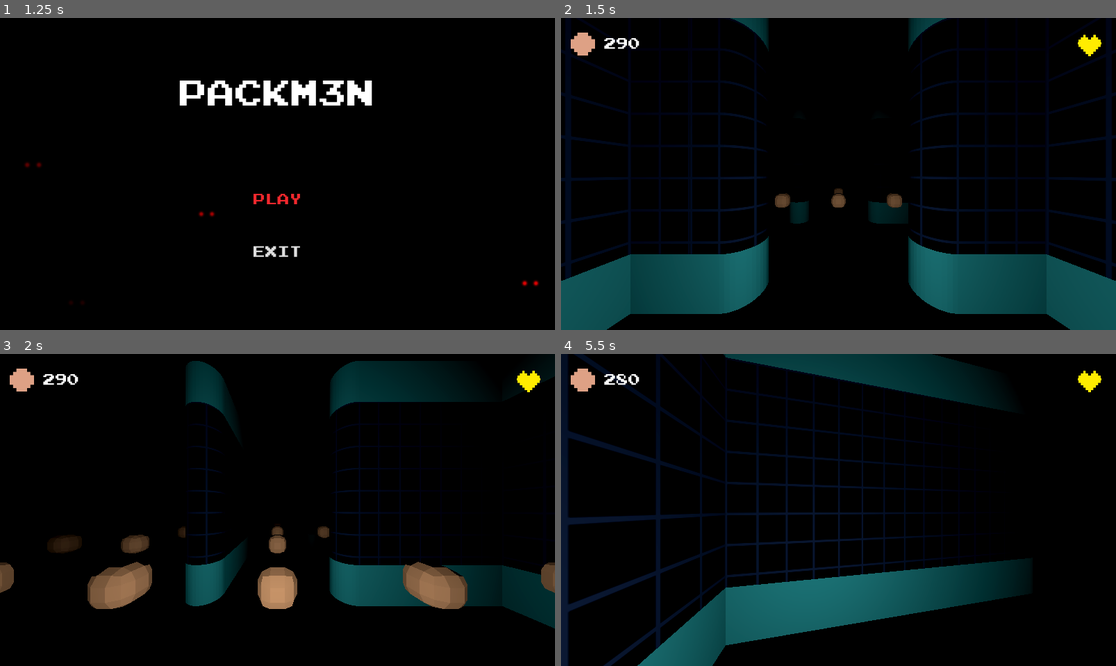
Above: before the commit, frames 1-4 (two rows, left to right).
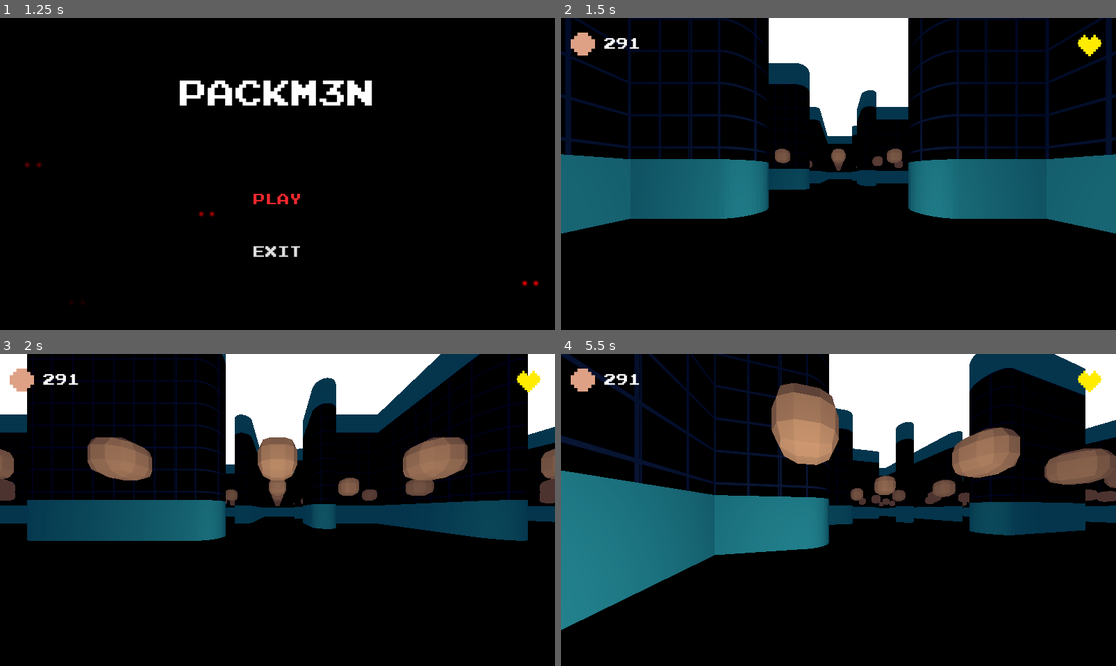
Above: after the commit, the same moments.

Repository: 21RM/Y4S1-JD-Packman
Game: Godot game, scene res://Scenes/UI/MainMenu/main_menu.tscn
The game is run twice, just before and just after one commit, with the same random seed, the same clock (stepped at 60 frames per second) and the same inputs. Sound files missing from this copy of the repository are replaced by a short silence.
Inputs (mouse positions are in pixels of both pictures, inside the frame that each line leads up to):
- Up to frame 1 (1.25 s): click "PLAY" at 0.5 s
- Up to frame 2 (1.5 s): click "PLAY" at 1.25 s
- Up to frame 3 (2 s): no input
- Up to frame 4 (5.5 s): move the mouse to (960, 494) at 2.02 s; hold D (move_right) 2.03-2.78 s; hold W (look_back) 2.03-2.78 s; click (960, 494) at 2.17 s; move the mouse to (727, 525) at 2.77 s; hold S (move_backwards) 2.78-3.53 s; tap C (toggle_camera) at 2.85, 4.35 s; move the mouse to (894, 441) at 3.52 s; hold W (look_back) 3.53-4.28 s; hold D (move_right) 3.53-5.03 s; tap Enter at 4.25 s; move the mouse to (810, 572) at 4.27 s; click (810, 572) at 4.42 s; move the mouse to (1005, 556) at 5.02 s; hold A (move_left) from 5.03 s (still down); hold W (look_back) from 5.03 s (still down)

Frame 1 is identical in both runs. In frame 2, 43% of the frame differs, in the area x 0-100%, y 0-100%; in frame 3, 40%; in frame 4, 51%.

Commit message:
doorway has been opened

Diff:
--- a/3d-packman/Scenes/Global/UtilsGrid.gd
+++ b/3d-packman/Scenes/Global/UtilsGrid.gd
@@ -7,7 +7,9 @@
 var grid_size_z: int = 25
 
 var player_spawn: Rect2i = Rect2i(13, 8, 5, 5)
-var ghosts_spawn: Rect2i = Rect2i(13, 20, 5, 5)
+var ghosts_spawn: Rect2i = Rect2i(13, 16, 5, 5)
+var door_direction: int = randi() % 4
+var door: Rect2i = get_door_rect(door_direction)
 var ghost_spawn_room_door: Vector2i = Vector2i.ZERO
 
 var wall_density: float = 0.7
@@ -16,7 +18,7 @@
 var reserved_cells: Array[Vector2i]
 const DIRS: Array[Vector2i] = [Vector2i(0, -1),Vector2i(1, 0),Vector2i(0, 1),Vector2i(-1, 0)]
 
-# Maze generation:
+# Maze generation:transition_black
 var straight_bias: float = 0.90
 var extra_loop_ration: float = 0.20
 var target_max_deadends: int = 3
@@ -43,7 +45,10 @@
 
 
 func cell_walkable(cell: Vector2i) -> bool:
-	return in_bounds(cell.x, cell.y) and grid[idx(cell.x, cell.y)] == 0
+	if cell.x >= 0 and cell.x < grid_size_x \
+	and cell.y >= 0 and cell.y < grid_size_z:
+		return grid[idx(cell.x, cell.y)] == 0
+	return true
 
 
 
@@ -64,6 +69,33 @@
 	var sx: int = rect.size.x
 	return Vector2i(px+sx/2, pz)
 
+func get_door_rect(door_dir: int) -> Rect2i:
+	var cx = int(grid_size_x / 2)
+	var cz = int(grid_size_z / 2)
+
+	match door_dir:
+		0: # North
+			var width = 4 if grid_size_x % 2 == 0 else 3
+			var x = cx - int(width / 2)
+			return Rect2i(Vector2i(x, 0), Vector2i(width, 1))
+
+		1: # East
+			var height = 4 if grid_size_z % 2 == 0 else 3
+			var z = cz - int(height / 2)
+			return Rect2i(Vector2i(grid_size_x - 1, z), Vector2i(1, height))
+
+		2: # South
+			var width = 4 if grid_size_x % 2 == 0 else 3
+			var x = cx - int(width / 2)
+			return Rect2i(Vector2i(x, grid_size_z - 1), Vector2i(width, 1))
+
+		3: # West
+			var height = 4 if grid_size_z % 2 == 0 else 3
+			var z = cz - int(height / 2)
+			return Rect2i(Vector2i(0, z), Vector2i(1, height))
+
+		_:
+			return Rect2i()
 
 func can_walk_to_neighbor_cell(current_cell: Vector2i, target_cell: Vector2i) -> bool:
 	if !cell_walkable(target_cell):
@@ -326,6 +358,7 @@
 		dirs[i] = dirs[j]
 		dirs[j] = temp
 
+
 '''
 ------------- RESERVED FUNCTIONS -----------------
 '''
--- a/3d-packman/Scenes/Player/packman.tscn
+++ b/3d-packman/Scenes/Player/packman.tscn
@@ -22,6 +22,7 @@
 
 [node name="Colision" type="CollisionShape3D" parent="."]
 shape = SubResource("CapsuleShape3D_jn0p0")
+disabled = true
 
 [node name="Camera" type="Camera3D" parent="."]
 transform = Transform3D(1, 0, 0, 0, 1, 0, 0, 0, 1, 0, 0.47, 0)
--- /dev/null
+++ b/3d-packman/Scenes/World/Walls/world_door.tscn
@@ -0,0 +1,3 @@
+[gd_scene format=3 uid="uid://bml5ovpse7lrf"]
+
+[node name="WorldDoor" type="Node3D"]
--- a/3d-packman/Scenes/World/world.gd
+++ b/3d-packman/Scenes/World/world.gd
@@ -3,6 +3,7 @@
 @export_category("Scenes")
 @export var wall_scene: PackedScene
 @export var door_scene: PackedScene
+@export var world_door_scene: PackedScene
 @export var ghost_scene: PackedScene
 @export var dot_scene: PackedScene
 @export var energizer_scene: PackedScene
@@ -41,7 +42,6 @@
 
 
 func _ready() -> void:
-
 	Input.set_mouse_mode(Input.MOUSE_MODE_HIDDEN)
 
 	rng = RandomNumberGenerator.new()
@@ -51,7 +51,9 @@
 		rng.seed = game_seed
 
 	UtilsGrid.build_grid(rng)
+	print(UtilsGrid.grid.size())
 	instantiate_walls()
+	instantiate_world_door()
 	ghosts_spawn = get_ghosts_spawn()
 	instantiate_ghosts()
 	instantiate_energizers()
@@ -94,18 +96,72 @@
 	var x_offset: float = (UtilsGrid.grid_size_x * UtilsGrid.cell_size) * 0.5
 	var z_offset: float = (UtilsGrid.grid_size_z * UtilsGrid.cell_size) * 0.5
 
-	UtilsGrid.grid_origin = Vector3(-x_offset + UtilsGrid.cell_size * 0.5, 0.0, -z_offset + UtilsGrid.cell_size * 0.5)
+	UtilsGrid.grid_origin = Vector3(
+		-x_offset + UtilsGrid.cell_size * 0.5,
+		0.0,
+		-z_offset + UtilsGrid.cell_size * 0.5
+	)
+
+	# Get door rectangle from UtilsGrid
+	var door_rect: Rect2i = UtilsGrid.get_door_rect(UtilsGrid.door_direction)
+	var has_door: bool = door_rect.size != Vector2i.ZERO
 
 	for x in range(UtilsGrid.grid_size_x):
 		for z in range(UtilsGrid.grid_size_z):
+			if has_door:
+				if x >= door_rect.position.x and x < door_rect.position.x + door_rect.size.x \
+				and z >= door_rect.position.y and z < door_rect.position.y + door_rect.size.y:
+					UtilsGrid.grid[UtilsGrid.idx(x, z)] = 0
+
 			if UtilsGrid.grid[UtilsGrid.idx(x, z)] == 1:
 				var wall: StaticBody3D = wall_scene.instantiate()
-				var wall_x: float = (x*UtilsGrid.cell_size) - x_offset + UtilsGrid.cell_size*0.5
-				var wall_z: float = (z*UtilsGrid.cell_size) - z_offset + UtilsGrid.cell_size*0.5
-				wall.position = Vector3(wall_x, 0, wall_z)
+				var wall_x: float = (x * UtilsGrid.cell_size) - x_offset + UtilsGrid.cell_size * 0.5
+				var wall_z: float = (z * UtilsGrid.cell_size) - z_offset + UtilsGrid.cell_size * 0.5
+				wall.position = Vector3(wall_x, 0.0, wall_z)
 				wall.build(Vector2i(x, z))
 				$Walls.add_child(wall)
 
+func instantiate_world_door() -> void:
+	if world_door_scene == null:
+		push_warning("world_door_scene is not set on World node.")
+		return
+
+	var door_rect: Rect2i = UtilsGrid.get_world_door_rect()
+	if door_rect.size == Vector2i.ZERO:
+		return
+
+	var parent: Node3D
+	if has_node("WorldDoor"):
+		parent = $WorldDoor
+	else:
+		parent = Node3D.new()
+		parent.name = "WorldDoor"
+		add_child(parent)
+
+	# Clear previous doors if regenerating
+	for child in parent.get_children():
+		child.queue_free()
+
+	var x_offset: float = (UtilsGrid.grid_size_x * UtilsGrid.cell_size) * 0.5
+	var z_offset: float = (UtilsGrid.grid_size_z * UtilsGrid.cell_size) * 0.5
+
+	for x in range(door_rect.position.x, door_rect.position.x + door_rect.size.x):
+		for z in range(door_rect.position.y, door_rect.position.y + door_rect.size.y):
+			var door_inst: Node3D = world_door_scene.instantiate()
+
+			var world_x: float = (x * UtilsGrid.cell_size) - x_offset + UtilsGrid.cell_size * 0.5
+			var world_z: float = (z * UtilsGrid.cell_size) - z_offset + UtilsGrid.cell_size * 0.5
+			door_inst.position = Vector3(world_x, 0.0, world_z)
+
+			# Simple orientation based on rect shape:
+			#   size.y == 1 → horizontal along X (north/south edge)
+			#   size.x == 1 → vertical along Z (east/west edge)
+			if door_rect.size.y == 1:
+				door_inst.rotation.y = 0.0
+			elif door_rect.size.x == 1:
+				door_inst.rotation.y = PI * 0.5
+
+			parent.add_child(door_inst)
 
 
 func instantiate_dots() -> void:
--- a/3d-packman/Scenes/World/world.tscn
+++ b/3d-packman/Scenes/World/world.tscn
@@ -29,10 +29,27 @@
 size = Vector3(50, 1, 50)
 
 [sub_resource type="Environment" id="Environment_l1hd3"]
-ambient_light_source = 1
 ambient_light_color = Color(1, 1, 1, 1)
 ambient_light_energy = 16.0
 glow_enabled = true
+
+[sub_resource type="Animation" id="Animation_dr8i3"]
+resource_name = "HuntingRed"
+length = 0.6
+loop_mode = 1
+step = 0.15
+tracks/0/type = "value"
+tracks/0/imported = false
+tracks/0/enabled = true
+tracks/0/path = NodePath("../TextureRect:texture")
+tracks/0/interp = 1
+tracks/0/loop_wrap = true
+tracks/0/keys = {
+"times": PackedFloat32Array(0, 0.14285715, 0.2857143, 0.42857143, 0.5714286),
+"transitions": PackedFloat32Array(1, 1, 1, 1, 1),
+"update": 1,
+"values": [ExtResource("14_4pv6w"), ExtResource("15_dr8i3"), ExtResource("16_7aaxd"), ExtResource("15_dr8i3"), ExtResource("14_4pv6w")]
+}
 
 [sub_resource type="Animation" id="Animation_7staa"]
 length = 0.001
@@ -61,6 +78,23 @@
 "values": [ExtResource("13_dbvd7")]
 }
 
+[sub_resource type="Animation" id="Animation_7aaxd"]
+resource_name = "ResetTexture"
+length = 0.001
+step = 0.2
+tracks/0/type = "value"
+tracks/0/imported = false
+tracks/0/enabled = true
+tracks/0/path = NodePath("../TextureRect:texture")
+tracks/0/interp = 1
+tracks/0/loop_wrap = true
+tracks/0/keys = {
+"times": PackedFloat32Array(0),
+"transitions": PackedFloat32Array(1),
+"update": 1,
+"values": [ExtResource("13_dbvd7")]
+}
+
 [sub_resource type="Animation" id="Animation_adcqc"]
 resource_name = "jumpscare_black"
 loop_mode = 1
@@ -93,41 +127,6 @@
 "transitions": PackedFloat32Array(1, 1, 1, 1),
 "update": 0,
 "values": [Color(0, 0, 0, 0), Color(0, 0, 0, 1), Color(0, 0, 0, 1), Color(0, 0, 0, 0)]
-}
-
-[sub_resource type="Animation" id="Animation_dr8i3"]
-resource_name = "HuntingRed"
-length = 0.6
-loop_mode = 1
-step = 0.15
-tracks/0/type = "value"
-tracks/0/imported = false
-tracks/0/enabled = true
-tracks/0/path = NodePath("../TextureRect:texture")
-tracks/0/interp = 1
-tracks/0/loop_wrap = true
-tracks/0/keys = {
-"times": PackedFloat32Array(0, 0.14285715, 0.2857143, 0.42857143, 0.5714286),
-"transitions": PackedFloat32Array(1, 1, 1, 1, 1),
-"update": 1,
-"values": [ExtResource("14_4pv6w"), ExtResource("15_dr8i3"), ExtResource("16_7aaxd"), ExtResource("15_dr8i3"), ExtResource("14_4pv6w")]
-}
-
-[sub_resource type="Animation" id="Animation_7aaxd"]
-resource_name = "ResetTexture"
-length = 0.001
-step = 0.2
-tracks/0/type = "value"
-tracks/0/imported = false
-tracks/0/enabled = true
-tracks/0/path = NodePath("../TextureRect:texture")
-tracks/0/interp = 1
-tracks/0/loop_wrap = true
-tracks/0/keys = {
-"times": PackedFloat32Array(0),
-"transitions": PackedFloat32Array(1),
-"update": 1,
-"values": [ExtResource("13_dbvd7")]
 }
 
 [sub_resource type="AnimationLibrary" id="AnimationLibrary_fcotr"]
@@ -165,6 +164,7 @@
 
 [node name="Ceiling" type="StaticBody3D" parent="."]
 transform = Transform3D(1, 0, 0, 0, 1, 0, 0, 0, 1, 0, 3.5, 0)
+visible = false
 
 [node name="CeilingMesh" type="MeshInstance3D" parent="Ceiling"]
 mesh = SubResource("BoxMesh_e2bkl")
@@ -182,6 +182,8 @@
 shape = SubResource("BoxShape3D_t1gg8")
 
 [node name="Door" type="Node3D" parent="."]
+
+[node name="WorldDoor" type="Node3D" parent="."]
 
 [node name="Walls" type="Node3D" parent="."]
 
